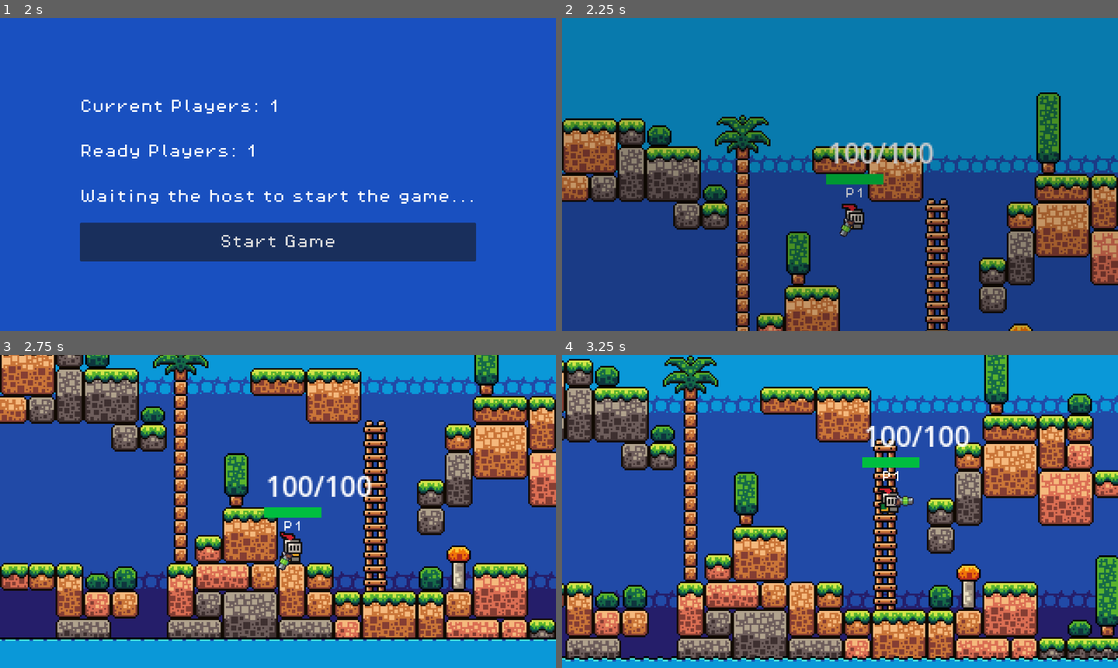
Above: before the commit, frames 1-4 (two rows, left to right).
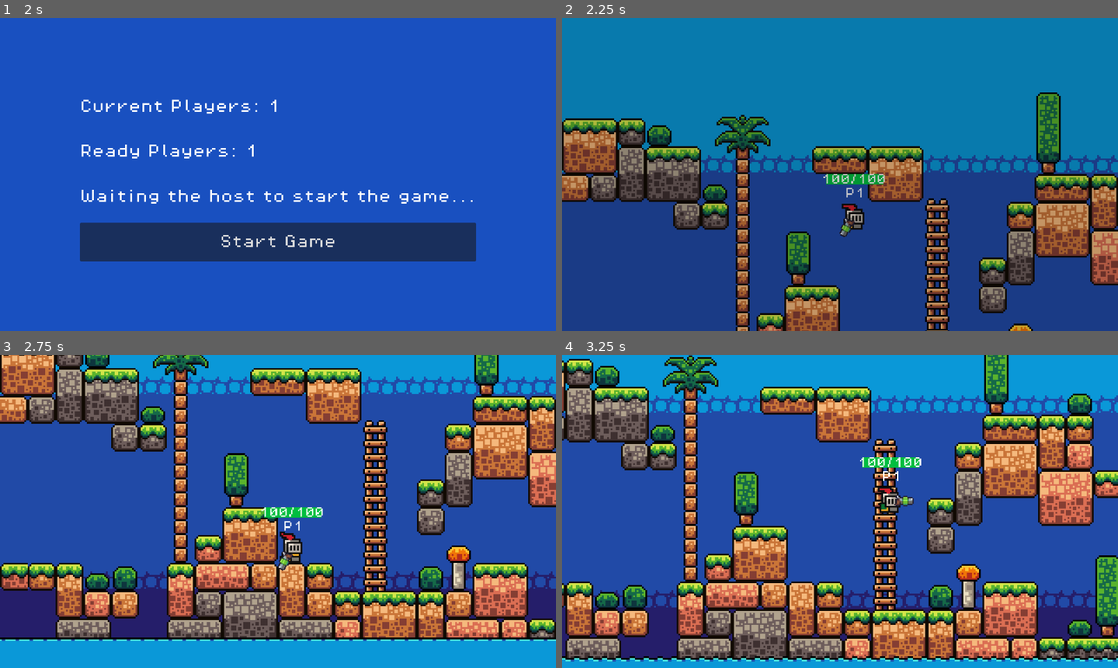
Above: after the commit, the same moments.

Repository: Kewei-cpu/Godot-2D-Platformer
Game: Godot game, scene res://scenes/main_menu.tscn
Two runs of this game, one before a commit and one after it. Both use one fixed random seed, a clock stepped at 60 frames per second and the inputs below.
Inputs (mouse positions are in pixels of both pictures, inside the frame that each line leads up to):
- Up to frame 1 (2 s): click (278, 271) at 0.52 s; type "12" at 0.6 s; click "Host" at 1.25 s
- Up to frame 2 (2.25 s): click "Start Game" at 2 s
- Up to frame 3 (2.75 s): no input
- Up to frame 4 (3.25 s): move the mouse to (962, 495) at 2.77 s; hold D (move_right) from 2.78 s (still down); tap F at 2.85 s; tap W (jump) at 3.02 s

Frame 1 is identical in both runs. In frame 2, 0.8% of the frame differs, in the area x 47-67%, y 39-53%; in frame 3, 0.8%, in the area x 47-67%, y 38-52%; in frame 4, 0.8%.

Commit message:
subtleyetimpactfulfix

Diff:
--- a/scenes/player.tscn
+++ b/scenes/player.tscn
@@ -683,7 +683,11 @@
 color = Color(0, 0.745098, 0.247059, 1)
 
 [node name="HealthLabel" type="Label" parent="."]
-offset_left = -7.0
-offset_top = -56.0
-offset_right = 25.0
-offset_bottom = -33.0
+offset_left = -11.0
+offset_top = -32.0
+offset_right = 23.0
+offset_bottom = -24.0
+scale = Vector2(0.8, 0.8)
+text = "health"
+label_settings = SubResource("LabelSettings_dqkch")
+horizontal_alignment = 1
--- a/scripts/player.gd
+++ b/scripts/player.gd
@@ -78,6 +78,8 @@
 		health -= 10
 		on_health_changed()
 
+	if Input.is_key_pressed(KEY_F2):
+		respawn()
 
 	if !is_multiplayer_authority():
 		return
@@ -187,6 +189,7 @@
 	global_position = spawn_point.global_position
 	velocity = Vector2(0, 0)
 	health = MAX_HEALTH
+	on_health_changed()
 	call_deferred("set_camouflage", false)
 	call_deferred("set_frozen", false)
 
